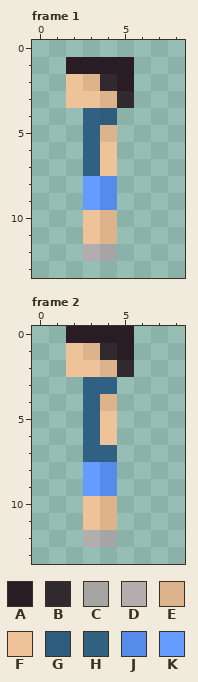
Edited in one commit: pixel-art file (Assets/PersonalAssets/NPC/Day4/ManDayFourIncorrectLeftIdle.aseprite). That is the earlier state.
9x14 pixels, 3 frames. Shown: frame 1, frame 2. The commit also changed other frames, which this record leaves out.
Palette (. is transparent): A #291c25  B #30292e  C #a5a5a5  D #b3adad  E #ddb38b  F #eec39a  G #2e5c7c  H #306082  J #568bea  K #639bff
The same view after the edit:
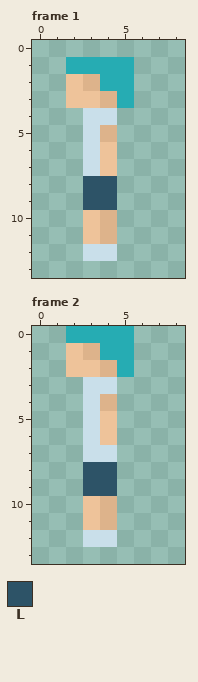
Colours new in this view: L #2d5367
Edits made:
@@ palette @@
-A #291c25
+A #26acb3
-H #306082
+H #c9dfea
--- frame 1
@@ x 2..7 @@
  1 AAAA..
- 2 FEBA..
- 3 FFEB..
- 4 .HG...
+ 2 FEAA..
+ 3 FFEA..
+ 4 .HH...
  5 .HE...
@@ x 1..6 @@
  7 ..HF..
- 8 ..KJ..
- 9 ..KJ..
+ 8 ..LL..
+ 9 ..LL..
 10 ..FE..
 11 ..FE..
-12 ..DC..
+12 ..HH..
 13 ......
--- frame 2
@@ x 2..7 @@
  0 AAAA..
- 1 FEBA..
- 2 FFEB..
+ 1 FEAA..
+ 2 FFEA..
  3 .HH...
@@ x 1..6 @@
  7 ..HH..
- 8 ..KJ..
- 9 ..KJ..
+ 8 ..LL..
+ 9 ..LL..
 10 ..FE..
 11 ..FE..
-12 ..DC..
+12 ..HH..
 13 ......
Pixel boxes of the changes (left, top, right, bottom) in both pictures:
changed: (66, 57, 134, 261)
changed: (66, 326, 134, 547)
